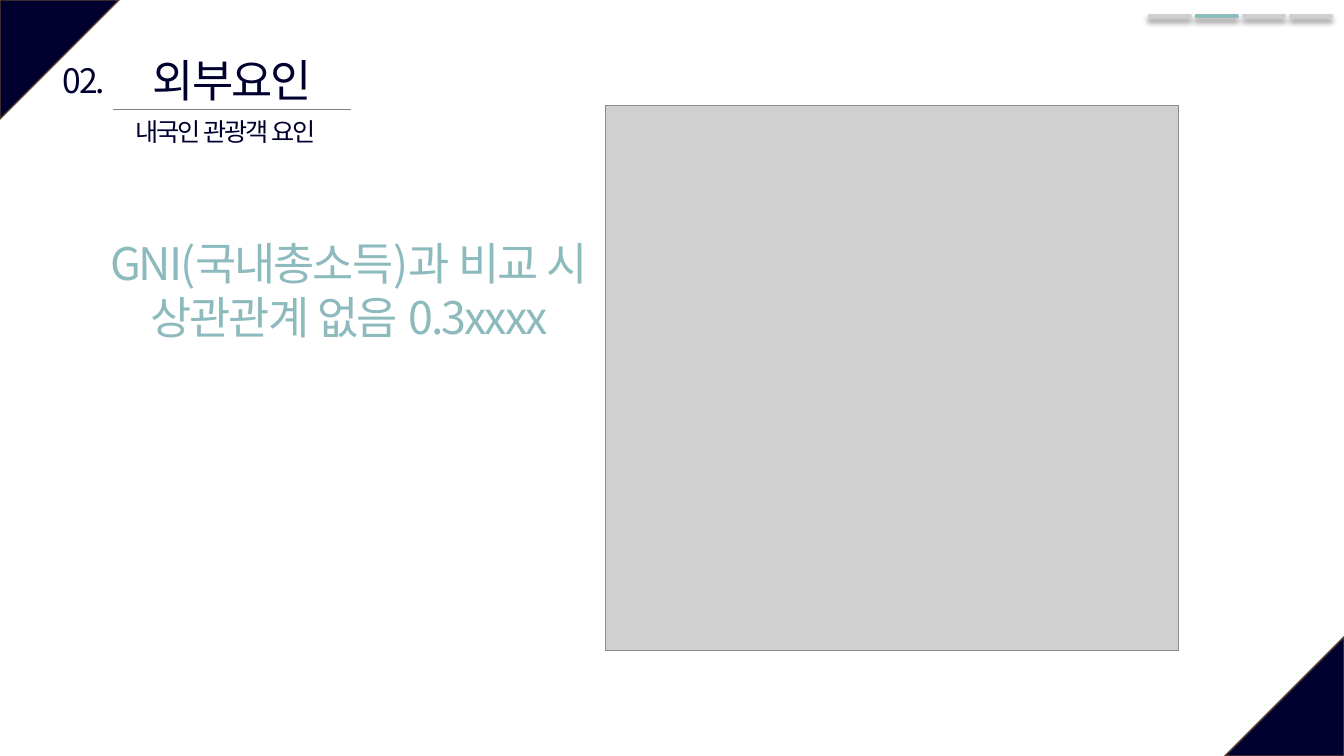
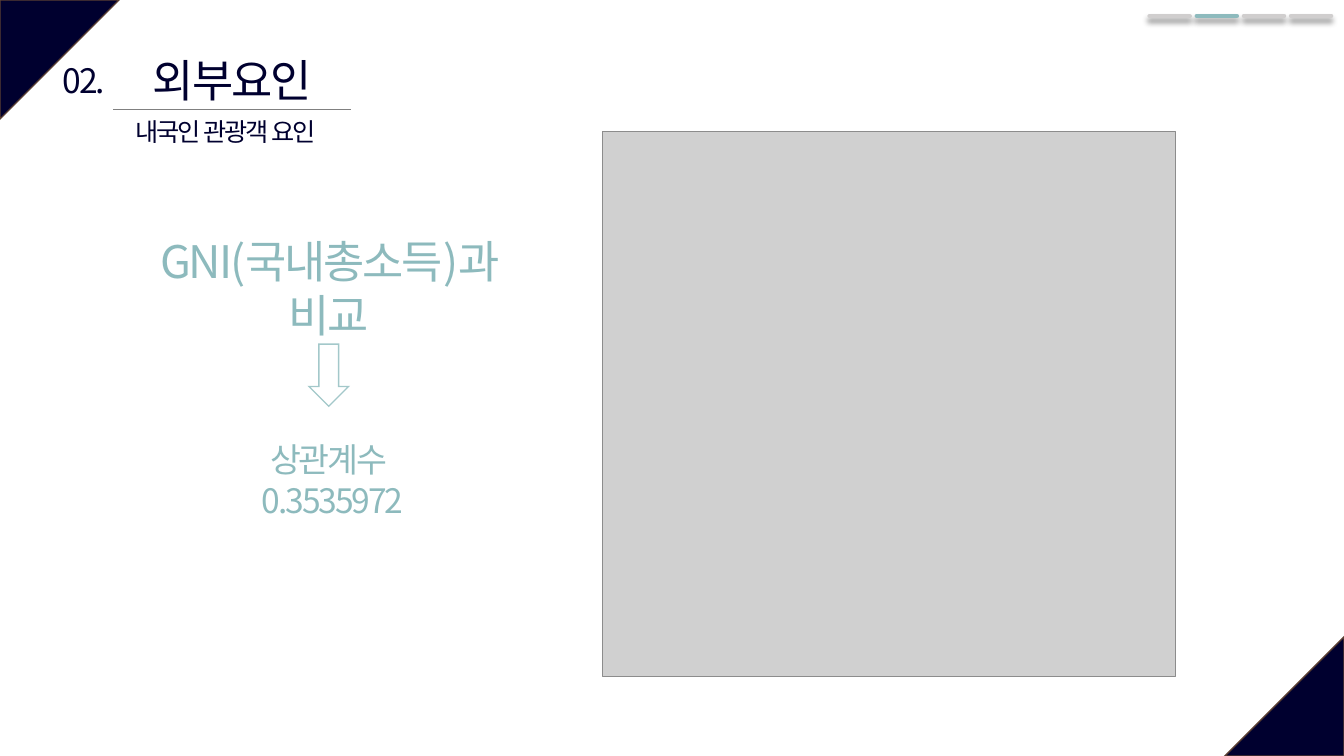
Before and after one commit to so-jeong0127/6-project, a slide deck: slide 9 of 6조_외부환경영향.pptx (slide 10 before the commit). Drawn at 1344x756 pixels with LibreOffice and Linux fonts; fonts in the diff are those of the drawing; grey boxes stand for pictures. Boxes give left, top, right and bottom in pixels: in the first picture for what was removed or moved away, otherwise in the second. Text is boxed around its words. In the diff, an @@ line names an element or a change of style, - is before the commit and + after.

```diff
--- a/6조_외부환경영향.pptx
+++ b/6조_외부환경영향.pptx
@@ picture: place and size @@
-picture at <box>606,106,1180,651</box>
+picture at <box>603,131,1177,677</box>
@@ text at <box>160,241,500,336</box>: text changed @@
-GNI(국내총소득)과 비교 시
-상관관계 없음 0.3xxxx
+GNI(국내총소득)과 비교
@@ down arrow added at <box>310,344,349,406</box>, outline #A3C8CA 1 pt @@
@@ text added at <box>262,444,404,514</box>, 24 pt, text #8DBABD @@
+상관계수
+0.3535972
```
Also in this commit, not shown: 8 other slides changed, 1 slide added, 2 slides removed.
